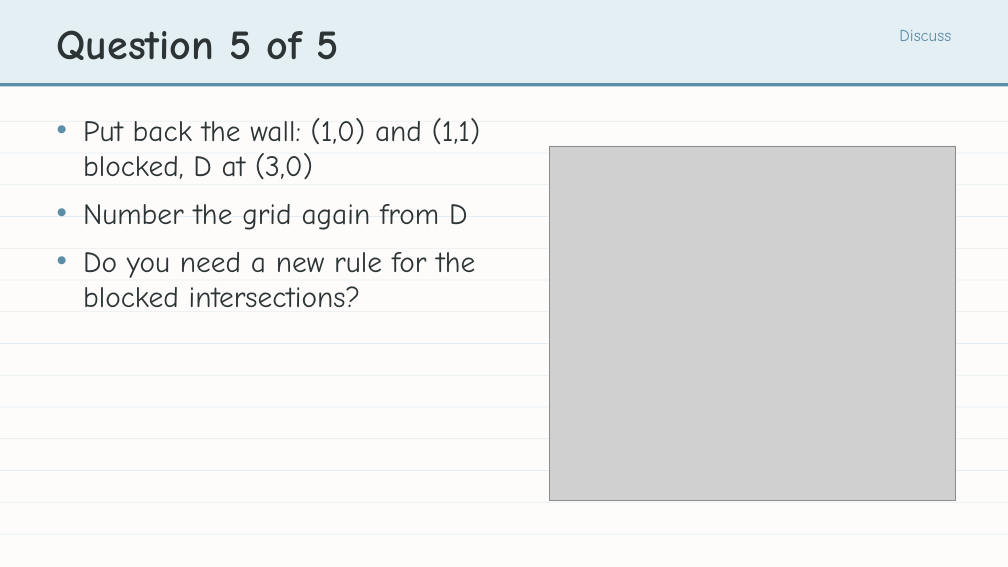
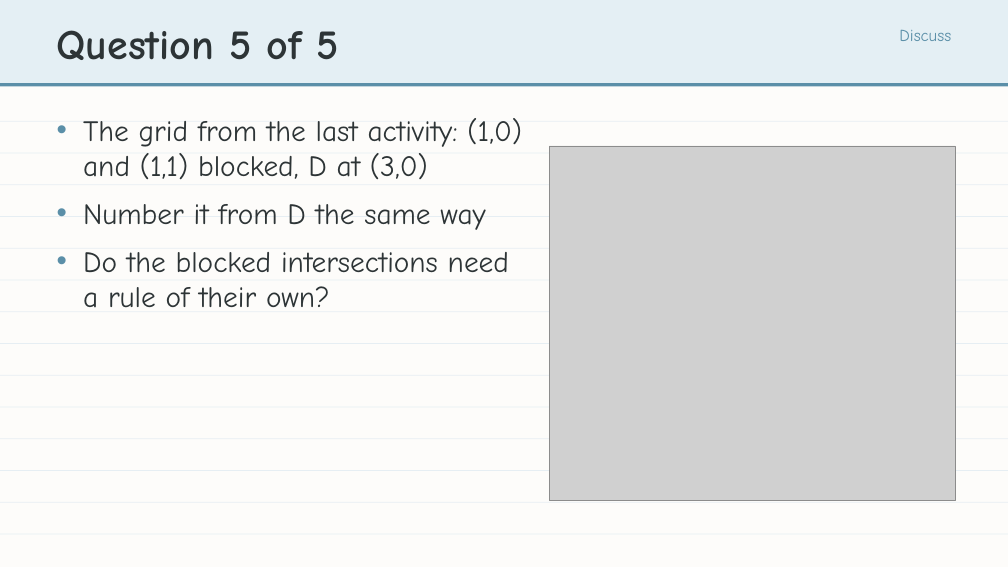
Before and after one commit to bradamiller/LearningPython, a slide deck: slide 20 of static/slides/module-05-pathfinding/module-5-lesson-01-finding-a-way-around.pptx. Drawn at 1008x567 pixels with LibreOffice and Linux fonts; fonts in the diff are those of the drawing; grey boxes stand for pictures. Boxes give left, top, right and bottom in pixels: in the first picture for what was removed or moved away, otherwise in the second. Text is boxed around its words. In the diff, an @@ line names an element or a change of style, - is before the commit and + after.

```diff
--- a/static/slides/module-05-pathfinding/module-5-lesson-01-finding-a-way-around.pptx
+++ b/static/slides/module-05-pathfinding/module-5-lesson-01-finding-a-way-around.pptx
@@ text at bbox=[83, 118, 522, 308]: text changed @@
-• Put back the wall: (1,0) and (1,1) blocked, D at (3,0)
-• Number the grid again from D
-• Do you need a new rule for the blocked intersections?
+• The grid from the last activity: (1,0) and (1,1) blocked, D at (3,0)
+• Number it from D the same way
+• Do the blocked intersections need a rule of their own?
```
Also in this commit, not shown: 1 other slide changed, 20 other files.
